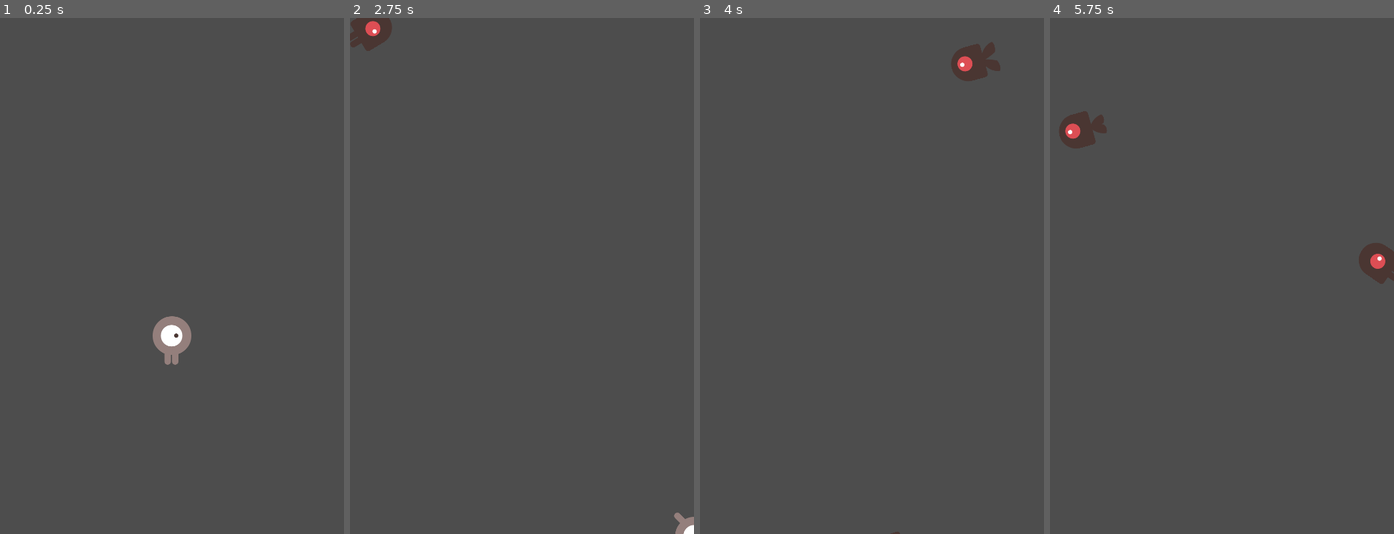
Above: before the commit, frames 1-4 (left to right).
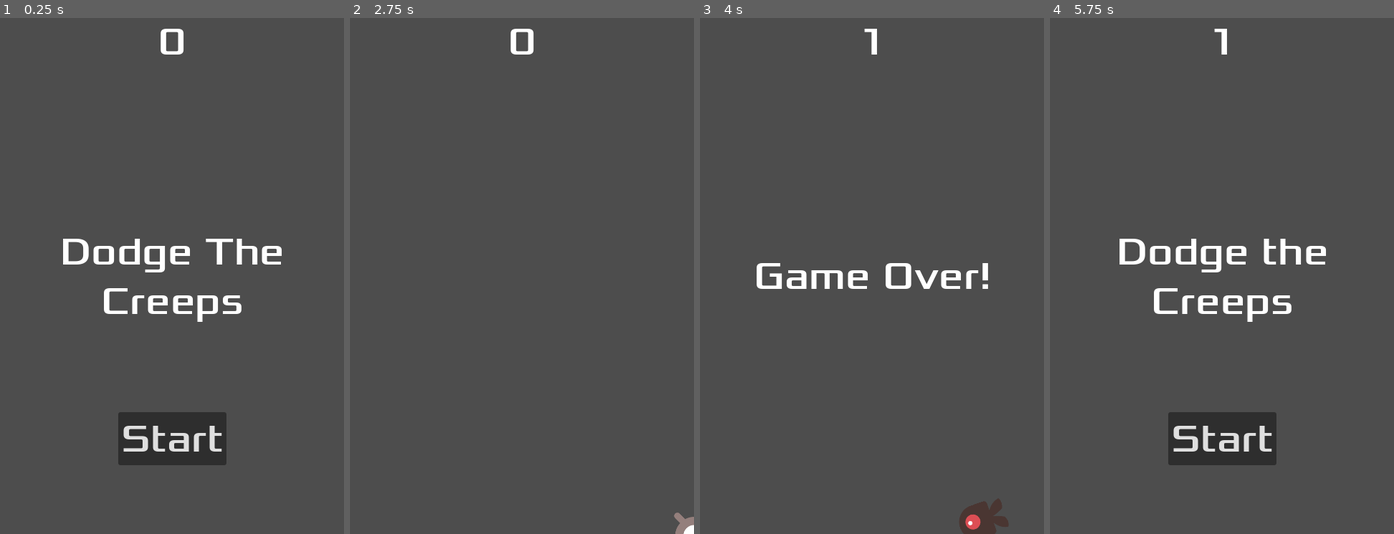
Above: after the commit, the same moments.

Repository: allysonjeronimo/dodge-the-creeps-2d-2025.2
Game: Godot game, scene res://scenes/main.tscn
The game is run twice, just before and just after one commit, with the same random seed, the same clock (stepped at 60 frames per second) and the same inputs.
Inputs (mouse positions are in pixels of both pictures, inside the frame that each line leads up to):
- Up to frame 1 (0.25 s): no input
- Up to frame 2 (2.75 s): click (522, 441) at 0.5 s, where only the run after the commit has a clickable "Start"; tap Enter at 1.25 s; hold Right (move_right) 1.28-2.03 s; hold Down (move_down) from 2.03 s (still down)
- Up to frame 3 (4 s): release Down (move_down) at 2.78 s; hold Right (move_right) 2.78-3.53 s; hold Up (move_up) from 3.53 s (still down)
- Up to frame 4 (5.75 s): release Up (move_up) at 4.28 s; hold Left (move_left) from 4.28 s (still down)

The runs differ from the first frame. In frame 1, 6.2% of the frame differs, in the area x 18-82%, y 2-87%; in frame 2, 0.8%; in frame 3, 2.8%; in frame 4, 6.6%, in the area x 2-100%, y 2-87%.

Commit message:
Aula 30-10

Diff:
--- /dev/null
+++ b/scenes/hud.tscn
@@ -0,0 +1,64 @@
+[gd_scene load_steps=3 format=3 uid="uid://bjq2wtd0yk6me"]
+
+[ext_resource type="FontFile" uid="uid://c3umn0hr40sgg" path="res://fonts/Xolonium-Regular.ttf" id="1_ahhtf"]
+[ext_resource type="Script" uid="uid://daxo83w8ubb6o" path="res://scripts/hud.gd" id="1_oo0fn"]
+
+[node name="HUD" type="CanvasLayer"]
+script = ExtResource("1_oo0fn")
+
+[node name="ScoreLabel" type="Label" parent="."]
+anchors_preset = 5
+anchor_left = 0.5
+anchor_right = 0.5
+offset_left = -20.0
+offset_right = 20.0
+offset_bottom = 66.0
+grow_horizontal = 2
+theme_override_fonts/font = ExtResource("1_ahhtf")
+theme_override_font_sizes/font_size = 54
+text = "0"
+horizontal_alignment = 1
+vertical_alignment = 1
+
+[node name="MessageLabel" type="Label" parent="."]
+anchors_preset = 8
+anchor_left = 0.5
+anchor_top = 0.5
+anchor_right = 0.5
+anchor_bottom = 0.5
+offset_left = -237.0
+offset_top = -67.0
+offset_right = 239.0
+offset_bottom = 68.0
+grow_horizontal = 2
+grow_vertical = 2
+theme_override_fonts/font = ExtResource("1_ahhtf")
+theme_override_font_sizes/font_size = 54
+text = "Dodge The Creeps"
+horizontal_alignment = 1
+vertical_alignment = 1
+autowrap_mode = 2
+
+[node name="StartButton" type="Button" parent="."]
+anchors_preset = 7
+anchor_left = 0.5
+anchor_top = 1.0
+anchor_right = 0.5
+anchor_bottom = 1.0
+offset_left = -75.5
+offset_top = -170.0
+offset_right = 75.5
+offset_bottom = -96.0
+grow_horizontal = 2
+grow_vertical = 0
+theme_override_fonts/font = ExtResource("1_ahhtf")
+theme_override_font_sizes/font_size = 54
+text = "Start
+"
+
+[node name="MessageTimer" type="Timer" parent="."]
+wait_time = 2.0
+one_shot = true
+
+[connection signal="pressed" from="StartButton" to="." method="_on_start_button_pressed"]
+[connection signal="timeout" from="MessageTimer" to="." method="_on_message_timer_timeout"]
--- a/scenes/main.tscn
+++ b/scenes/main.tscn
@@ -1,8 +1,9 @@
-[gd_scene load_steps=5 format=3 uid="uid://cdjjx6mm8qopn"]
+[gd_scene load_steps=6 format=3 uid="uid://cdjjx6mm8qopn"]
 
 [ext_resource type="Script" uid="uid://ftef78cxo6gq" path="res://scripts/main.gd" id="1_0wfyh"]
 [ext_resource type="PackedScene" uid="uid://dq3biis8posjn" path="res://scenes/player.tscn" id="1_o5qli"]
 [ext_resource type="PackedScene" uid="uid://dewluahwq2vhd" path="res://scenes/mob.tscn" id="2_sugp2"]
+[ext_resource type="PackedScene" uid="uid://bjq2wtd0yk6me" path="res://scenes/hud.tscn" id="4_jyhfs"]
 
 [sub_resource type="Curve2D" id="Curve2D_sugp2"]
 _data = {
@@ -33,6 +34,10 @@
 
 [node name="PathFollow2D" type="PathFollow2D" parent="Path2D"]
 
+[node name="HUD" parent="." instance=ExtResource("4_jyhfs")]
+
+[connection signal="hit" from="Player" to="." method="game_over"]
 [connection signal="timeout" from="ScoreTimer" to="." method="_on_score_timer_timeout"]
 [connection signal="timeout" from="MobTimer" to="." method="_on_mob_timer_timeout"]
 [connection signal="timeout" from="StartTimer" to="." method="_on_start_timer_timeout"]
+[connection signal="start" from="HUD" to="." method="start_game"]
--- a/scenes/mob.tscn
+++ b/scenes/mob.tscn
@@ -48,7 +48,7 @@
 radius = 24.0
 height = 68.0
 
-[node name="Mob" type="RigidBody2D"]
+[node name="Mob" type="RigidBody2D" groups=["mobs"]]
 collision_mask = 0
 gravity_scale = 0.0
 script = ExtResource("1_ebxvl")
--- /dev/null
+++ b/scripts/hud.gd
@@ -0,0 +1,29 @@
+extends CanvasLayer
+
+signal start
+
+func show_message(text):
+	$MessageLabel.text = text
+	$MessageLabel.show()
+	$MessageTimer.start()
+
+func update_score(score):
+	$ScoreLabel.text = str(score)
+
+func show_game_over():
+	show_message("Game Over!")
+	await $MessageTimer.timeout
+
+	$MessageLabel.text = "Dodge the Creeps"
+	$MessageLabel.show()
+
+	$StartButton.show()
+
+
+func _on_message_timer_timeout() -> void:
+	$MessageLabel.hide()
+
+func _on_start_button_pressed() -> void:
+	$StartButton.hide()
+	$MessageLabel.text = ""
+	start.emit()
--- a/scripts/main.gd
+++ b/scripts/main.gd
@@ -4,15 +4,23 @@
 @export var mob_scene: PackedScene
 
 func _ready() -> void:
-	start_game()
+	pass
 
 func start_game():
 	score = 0
 	$StartTimer.start()
 	$Player.start($StartPosition.position)
+	$HUD.update_score(score)
+	get_tree().call_group("mobs", "queue_free")
+
+func game_over():
+	$MobTimer.stop()
+	$ScoreTimer.stop()
+	$HUD.show_game_over()
 
 func _on_score_timer_timeout() -> void:
 	score += 1
+	$HUD.update_score(score)
 
 func _on_mob_timer_timeout() -> void:
 	# cria novo inimigo
Not shown, added: scripts/hud.gd.uid
